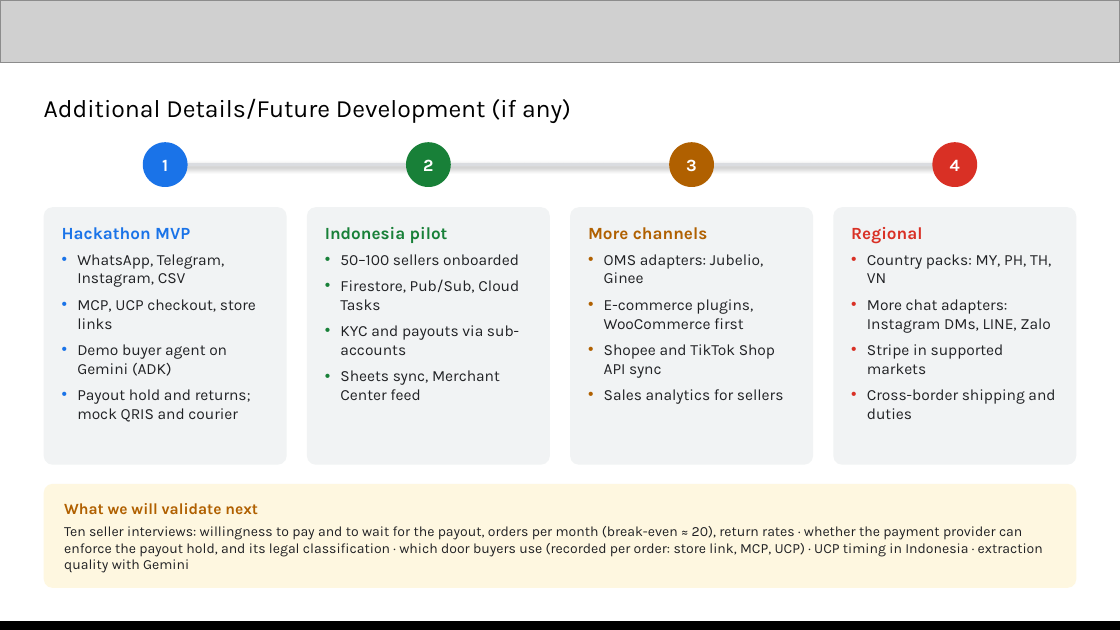
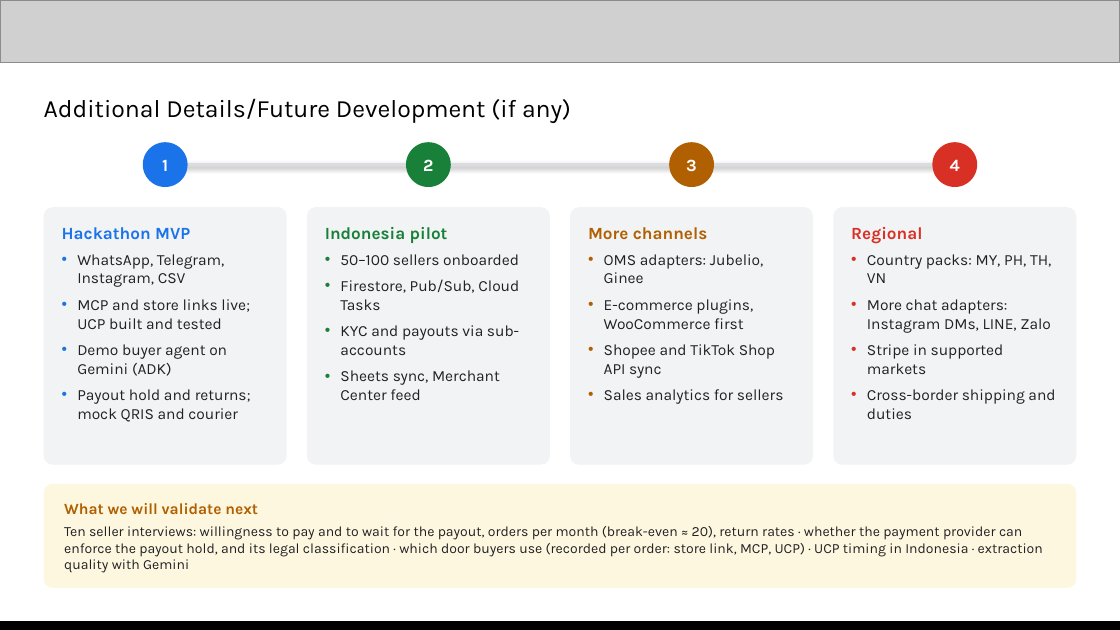
Before and after one commit to galihsatriawan/etalase, a slide deck: slide 12 of submission/Etalase_AI_Builder_Cup_Submission.pptx. Drawn at 1120x630 pixels with LibreOffice and Linux fonts; fonts in the diff are those of the drawing; grey boxes stand for pictures. Boxes give left, top, right and bottom in pixels: in the first picture for what was removed or moved away, otherwise in the second. Text is boxed around its words. In the diff, an @@ line names an element or a change of style, - is before the commit and + after.

```diff
--- a/submission/Etalase_AI_Builder_Cup_Submission.pptx
+++ b/submission/Etalase_AI_Builder_Cup_Submission.pptx
@@ text at bbox=[77, 299, 250, 329]: text changed @@
-• MCP, UCP checkout, store links
+• MCP and store links live; UCP built and tested
```
Also in this commit, not shown: 3 other slides changed, 2 other files.
